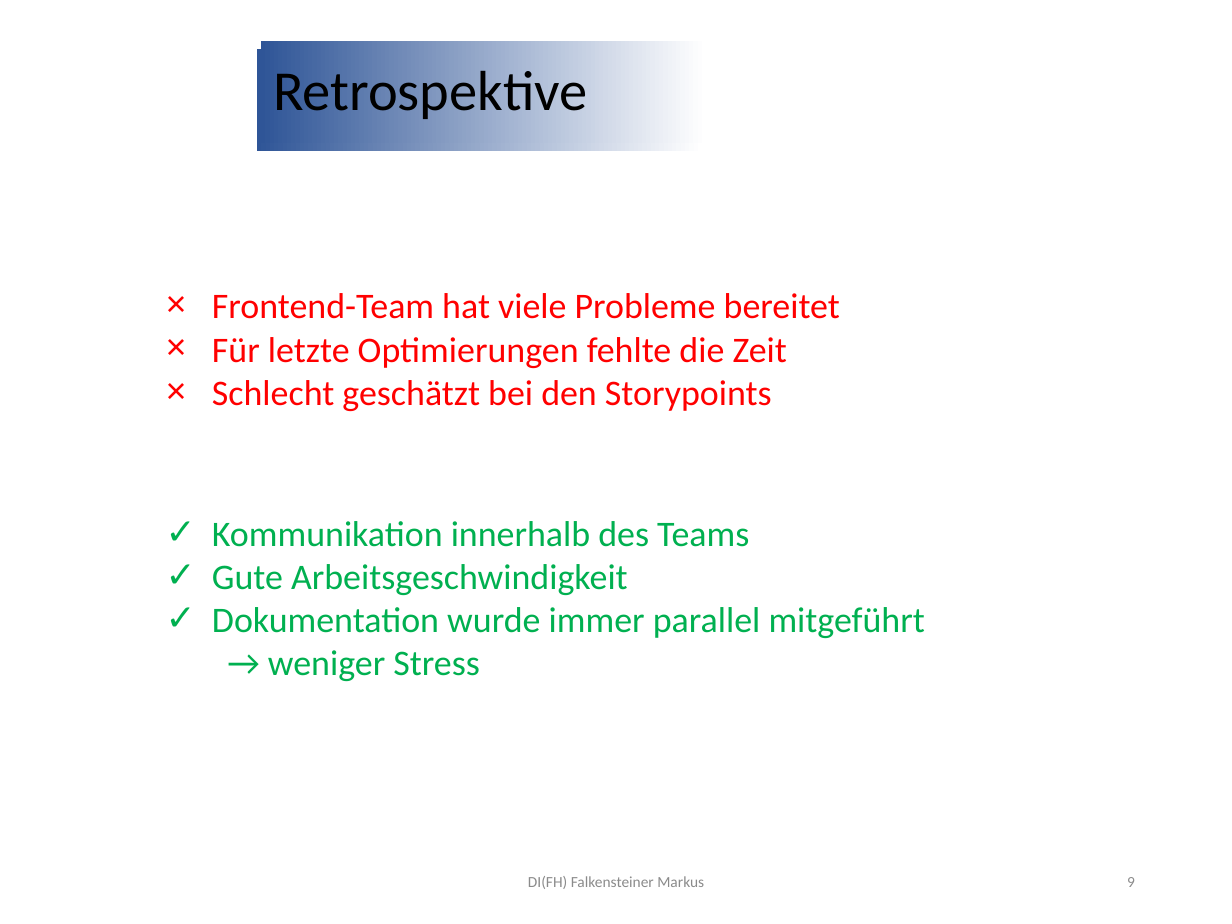
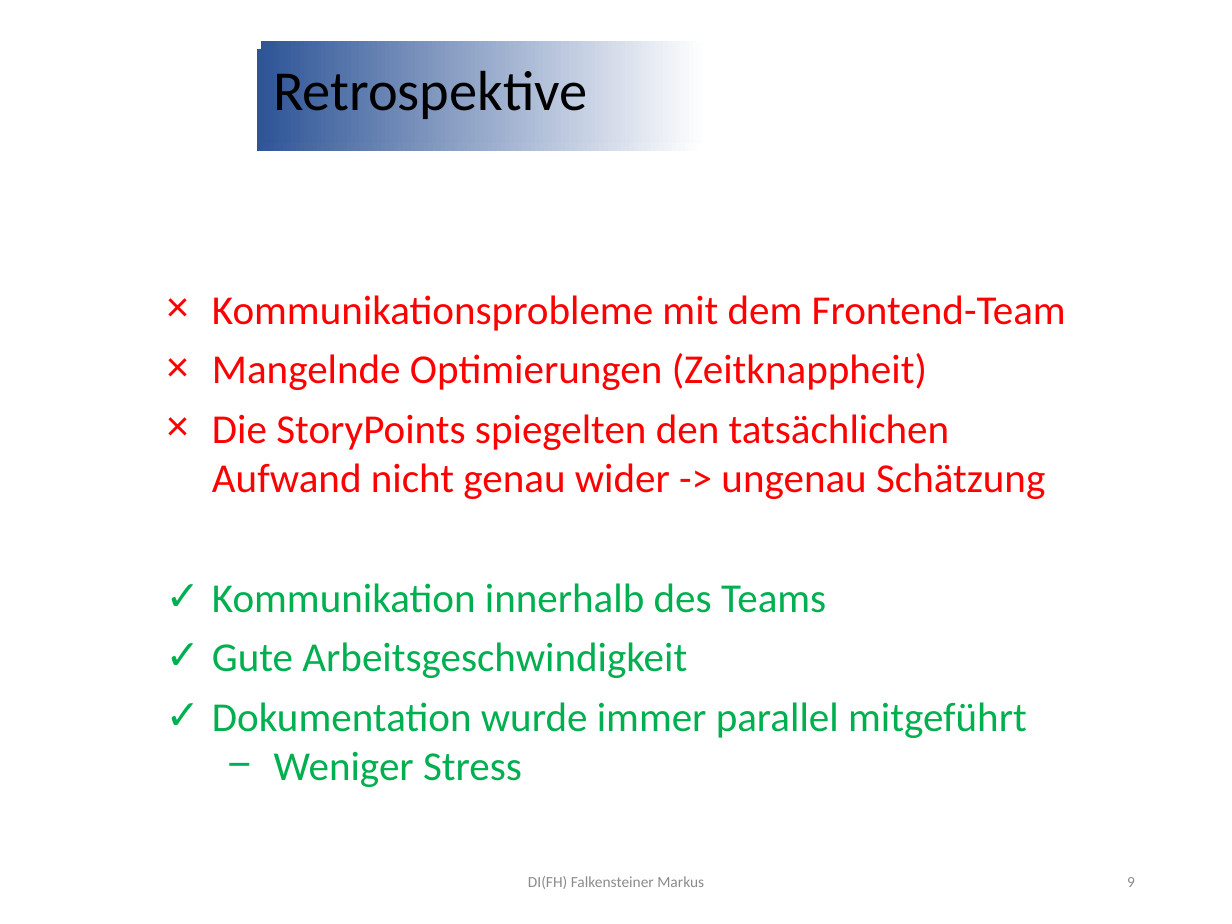
Before and after one commit to jonasaberger/SYP4_MBOT_G1, a slide deck: slide 9 of 02_Backend/!_Docs/INF4_SYP_Gruppe1_Abschlusspräsentation.pptx. Drawn at 1232x924 pixels with LibreOffice and Linux fonts; fonts in the diff are those of the drawing; background and template pictures are left out. Boxes give left, top, right and bottom in pixels: in the first picture for what was removed or moved away, otherwise in the second. Text is boxed around its words. In the diff, an @@ line names an element or a change of style, - is before the commit and + after.

```diff
--- a/02_Backend/!_Docs/INF4_SYP_Gruppe1_Abschlusspräsentation.pptx
+++ b/02_Backend/!_Docs/INF4_SYP_Gruppe1_Abschlusspräsentation.pptx
@@ text at [212,295,1066,499]: text changed; size 21 to 24 pt @@
-× Frontend-Team hat viele Probleme bereitet
-× Für letzte Optimierungen fehlte die Zeit
-× Schlecht geschätzt bei den Storypoints
+× Kommunikationsprobleme mit dem Frontend-Team
+× Mangelnde Optimierungen (Zeitknappheit)
+× Die StoryPoints spiegelten den tatsächlichen Aufwand nicht genau wider -> ungenau Schätzung
@@ text "Kommunikation innerhalb des Teams": place and size @@
-text "Kommunikation innerhalb des Teams" at [212,521,925,681]
+text "Kommunikation innerhalb des Teams" at [212,583,1027,787]
@@ text at [212,583,1027,738]: size 21 to 24 pt in "Kommunikation innerhalb des Teams", "Gute Arbeitsgeschwindigkeit", "Dokumentation wurde immer parallel mitgeführt" @@
@@ text at [274,751,522,787]: text changed; size 21 to 24 pt @@
-  → weniger Stress
+  − Weniger Stress
```
Also in this commit, not shown: 13 other slides changed, 1 slide added, 1 slide removed.
